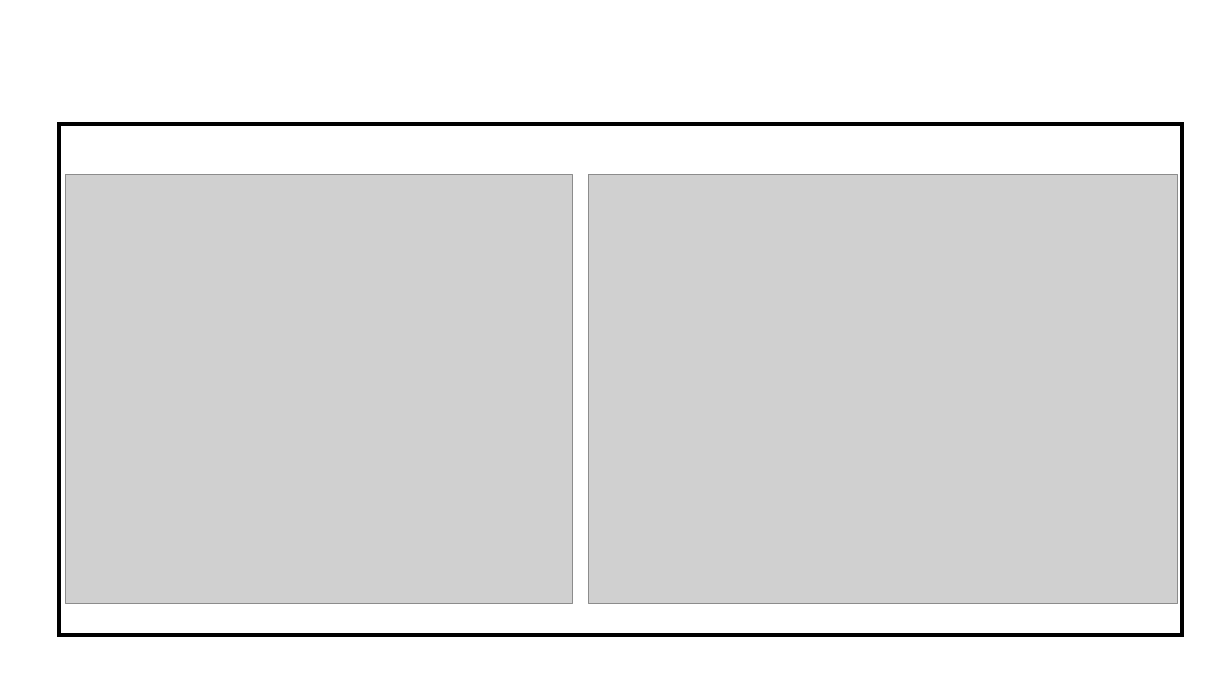
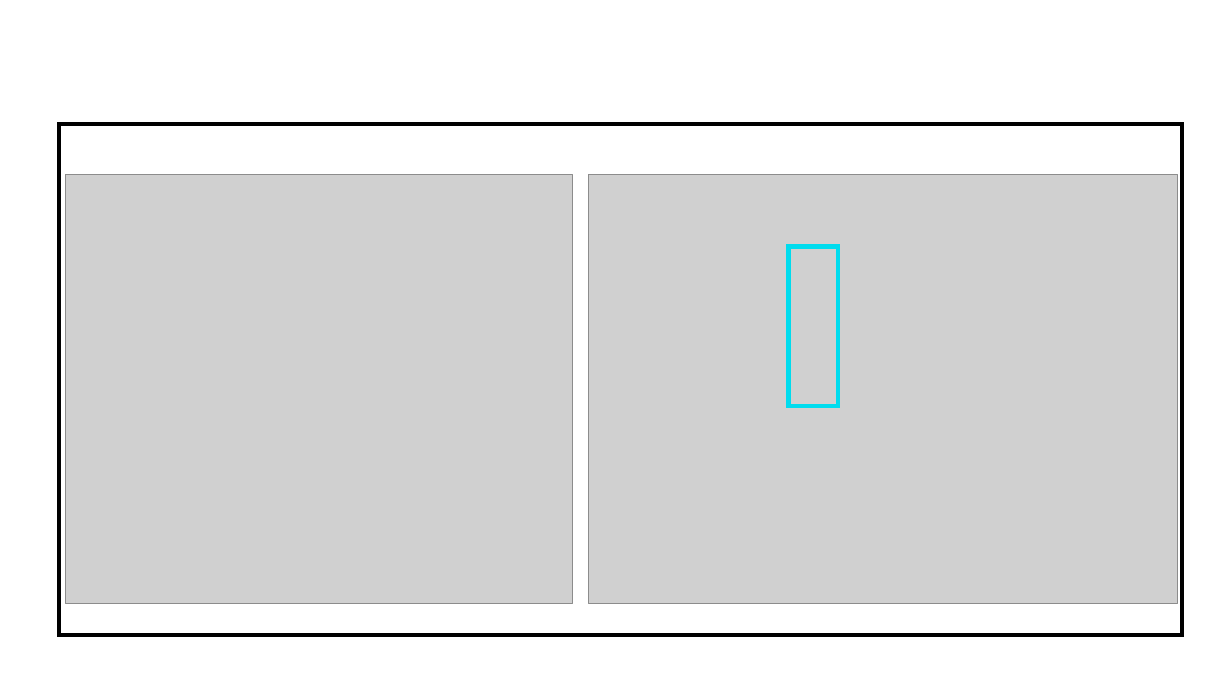
Before and after one commit to kmorel-papers/EGPGV21, a slide deck: slide 12 of AdvectionComparison.pptx. Drawn at 1232x693 pixels with LibreOffice and Linux fonts; fonts in the diff are those of the drawing; grey boxes stand for pictures. Boxes give left, top, right and bottom in pixels: in the first picture for what was removed or moved away, otherwise in the second. Text is boxed around its words. In the diff, an @@ line names an element or a change of style, - is before the commit and + after.

```diff
--- a/AdvectionComparison.pptx
+++ b/AdvectionComparison.pptx
@@ rectangle added at [788, 247, 837, 407], outline #00DCEE 3.5 pt @@
```
Also in this commit, not shown: 1 other slide changed, 3 other files.
